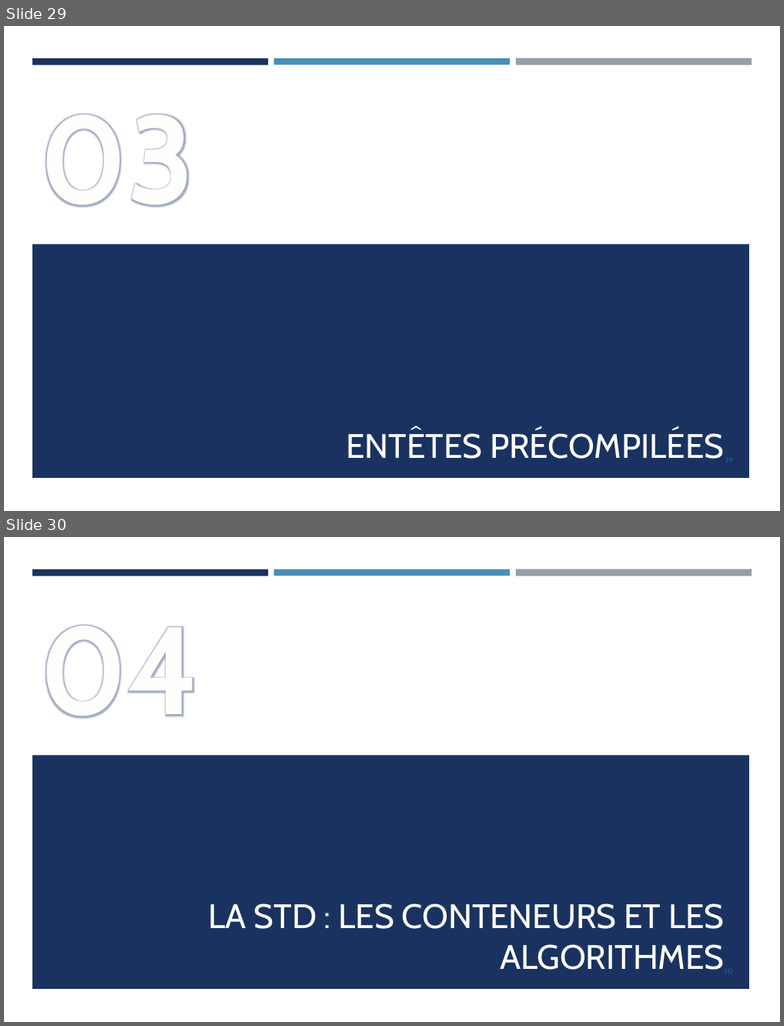
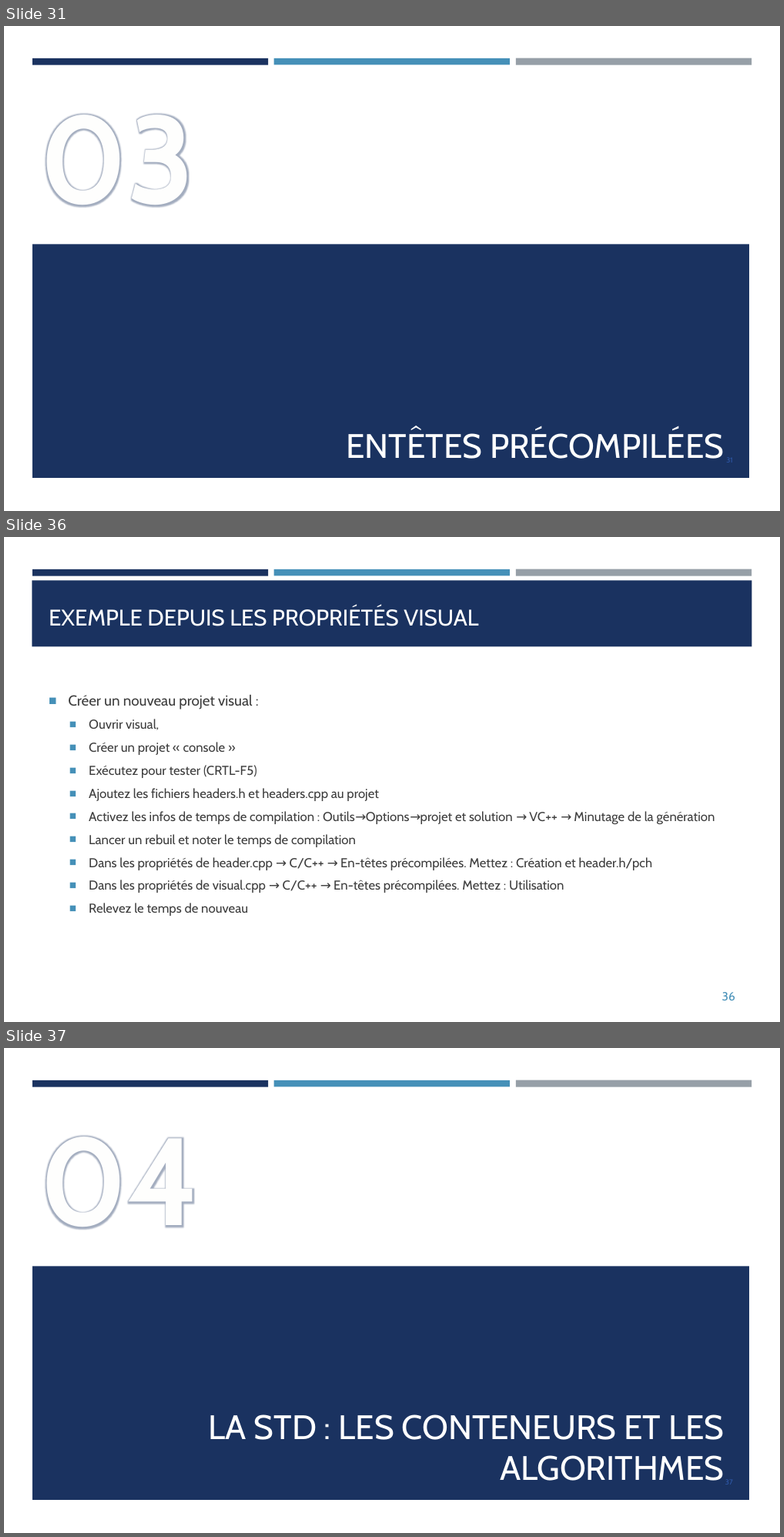
Before and after one commit to franckginguene/cpp_scalian, a slide deck: diapos/CPP_matin.pptx. Shown one above the other, each under a label of ours: slides 29 and 30 before the commit, slides 31, 36 and 37 after it; the slides between them are not shown. The pictures are 784x1026 and 784x1537 pixels, drawn with LibreOffice and Linux fonts; fonts in the diff are those of the drawing. Boxes give left, top, right and bottom in pixels: in the first picture for what was removed or moved away, otherwise in the second. Text is boxed around its words. In the diff, an @@ line names an element or a change of style, - is before the commit and + after.

Commit message:
entête précompilées

```diff
--- a/diapos/CPP_matin.pptx
+++ b/diapos/CPP_matin.pptx
@@ slide 36 added at <box>4,537,780,1022</box>, background #FFFFFF; not listed: 3 template elements that a slide beside it also shows @@
@@ rectangle added at <box>32,580,752,646</box>, fill #1A3260 @@
@@ title added at <box>49,606,478,626</box>, 21 pt, text #FFFFFF @@
+EXEMPLE DEPUIS LES PROPRIÉTÉS VISUAL
@@ text added at <box>68,695,715,916</box>, 12 pt, text #3D3D3D @@
+■ Créer un nouveau projet visual :
+  ■ Ouvrir visual,
+  ■ Créer un projet « console »
+  ■ Exécutez pour tester (CRTL-F5)
+  ■ Ajoutez les fichiers headers.h et headers.cpp au projet
+  ■ Activez les infos de temps de compilation : Outils→Options→projet et solution → VC++ → Minutage de la génération
+  ■ Lancer un rebuil et noter le temps de compilation
+  ■ Dans les propriétés de header.cpp → C/C++ → En-têtes précompilées. Mettez : Création et header.h/pch
+  ■ Dans les propriétés de visual.cpp → C/C++ → En-têtes précompilées. Mettez : Utilisation
+  ■ Relevez le temps de nouveau
@@ page number added at <box>722,992,736,1001</box>, 11 pt, text #4590B8 @@
+36
@@ what was slide 29 is now slide 31 @@
@@ what was slide 30 is now slide 37 @@
```
Also in this commit, not shown: 1 slide changed, 6 other slides added.
